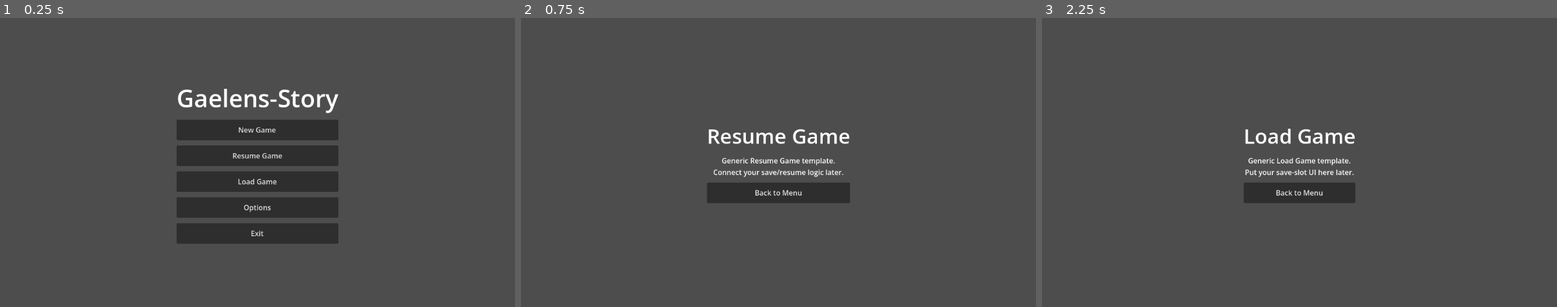
Above: before the commit, frames 1-3 (left to right).
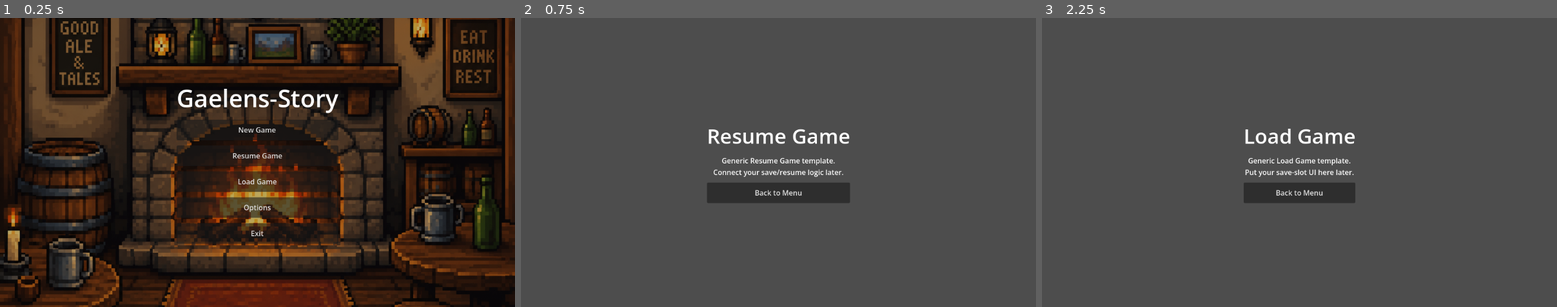
Above: after the commit, the same moments.

Repository: Node-404-Null-Software-Solutions/Godot-Game
Game: Godot game, scene res://scenes/main_menu.tscn
Two runs of this game, one before a commit and one after it. Both use one fixed random seed, a clock stepped at 60 frames per second and the inputs below.
Inputs:
- Up to frame 1 (0.25 s): no input
- Up to frame 2 (0.75 s): click "Resume Game" at 0.5 s
- Up to frame 3 (2.25 s): click "Back to Menu" at 1.25 s; click "Load Game" at 2 s

The runs differ from the first frame. In frame 1, 97% of the frame differs, in the area x 0-100%, y 0-100%; in frame 2, nothing differs; in frame 3, nothing differs.

Commit message:
Menu background

Diff:
--- a/scenes/main_menu.tscn
+++ b/scenes/main_menu.tscn
@@ -1,15 +1,40 @@
-[gd_scene load_steps=2 format=3]
+[gd_scene format=3 uid="uid://bdwx4rd1mrjhp"]
 
-[ext_resource type="Script" path="res://scripts/main_menu.gd" id="1_main_menu"]
+[ext_resource type="Script" uid="uid://o12fmgq38kk3" path="res://scripts/main_menu.gd" id="1_main_menu"]
+[ext_resource type="Texture2D" uid="uid://bxcj2jv2xq826" path="res://art/main_menu_bg.png" id="2_main_menu_bg"]
 
-[node name="MainMenu" type="Control"]
+[node name="MainMenu" type="Control" unique_id=953177151]
 layout_mode = 3
 anchors_preset = 15
 anchor_right = 1.0
 anchor_bottom = 1.0
+grow_horizontal = 2
+grow_vertical = 2
 script = ExtResource("1_main_menu")
 
-[node name="CenterContainer" type="CenterContainer" parent="."]
+[node name="Background" type="TextureRect" parent="." unique_id=395547196]
+layout_mode = 1
+anchors_preset = 15
+anchor_right = 1.0
+anchor_bottom = 1.0
+grow_horizontal = 2
+grow_vertical = 2
+mouse_filter = 2
+texture = ExtResource("2_main_menu_bg")
+expand_mode = 1
+stretch_mode = 6
+
+[node name="Tint" type="ColorRect" parent="." unique_id=1126821704]
+layout_mode = 1
+anchors_preset = 15
+anchor_right = 1.0
+anchor_bottom = 1.0
+grow_horizontal = 2
+grow_vertical = 2
+mouse_filter = 2
+color = Color(0.0666667, 0.0431373, 0.0313726, 0.28)
+
+[node name="CenterContainer" type="CenterContainer" parent="." unique_id=1475759993]
 layout_mode = 1
 anchors_preset = 15
 anchor_right = 1.0
@@ -17,38 +42,38 @@
 grow_horizontal = 2
 grow_vertical = 2
 
-[node name="VBoxContainer" type="VBoxContainer" parent="CenterContainer"]
+[node name="VBoxContainer" type="VBoxContainer" parent="CenterContainer" unique_id=2051776805]
 layout_mode = 2
 theme_override_constants/separation = 12
 alignment = 1
 
-[node name="TitleLabel" type="Label" parent="CenterContainer/VBoxContainer"]
+[node name="TitleLabel" type="Label" parent="CenterContainer/VBoxContainer" unique_id=2048375494]
 layout_mode = 2
+theme_override_font_sizes/font_size = 54
 text = "Gaelens-Story"
 horizontal_alignment = 1
-theme_override_font_sizes/font_size = 54
 
-[node name="NewGameButton" type="Button" parent="CenterContainer/VBoxContainer"]
+[node name="NewGameButton" type="Button" parent="CenterContainer/VBoxContainer" unique_id=832622849]
+custom_minimum_size = Vector2(280, 46)
 layout_mode = 2
-custom_minimum_size = Vector2(280, 46)
 text = "New Game"
 
-[node name="ResumeGameButton" type="Button" parent="CenterContainer/VBoxContainer"]
+[node name="ResumeGameButton" type="Button" parent="CenterContainer/VBoxContainer" unique_id=2016448249]
+custom_minimum_size = Vector2(280, 46)
 layout_mode = 2
-custom_minimum_size = Vector2(280, 46)
 text = "Resume Game"
 
-[node name="LoadGameButton" type="Button" parent="CenterContainer/VBoxContainer"]
+[node name="LoadGameButton" type="Button" parent="CenterContainer/VBoxContainer" unique_id=290601706]
+custom_minimum_size = Vector2(280, 46)
 layout_mode = 2
-custom_minimum_size = Vector2(280, 46)
 text = "Load Game"
 
-[node name="OptionsButton" type="Button" parent="CenterContainer/VBoxContainer"]
+[node name="OptionsButton" type="Button" parent="CenterContainer/VBoxContainer" unique_id=1882939867]
+custom_minimum_size = Vector2(280, 46)
 layout_mode = 2
-custom_minimum_size = Vector2(280, 46)
 text = "Options"
 
-[node name="ExitButton" type="Button" parent="CenterContainer/VBoxContainer"]
+[node name="ExitButton" type="Button" parent="CenterContainer/VBoxContainer" unique_id=329404609]
+custom_minimum_size = Vector2(280, 46)
 layout_mode = 2
-custom_minimum_size = Vector2(280, 46)
 text = "Exit"
Binary file added: art/main_menu_bg.png
Not shown, added: art/main_menu_bg.png.import
